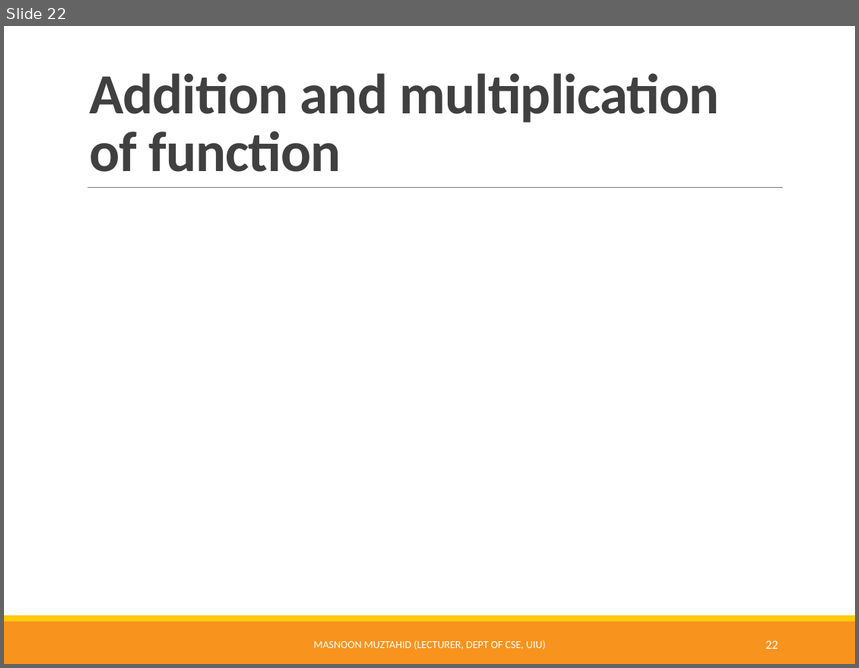
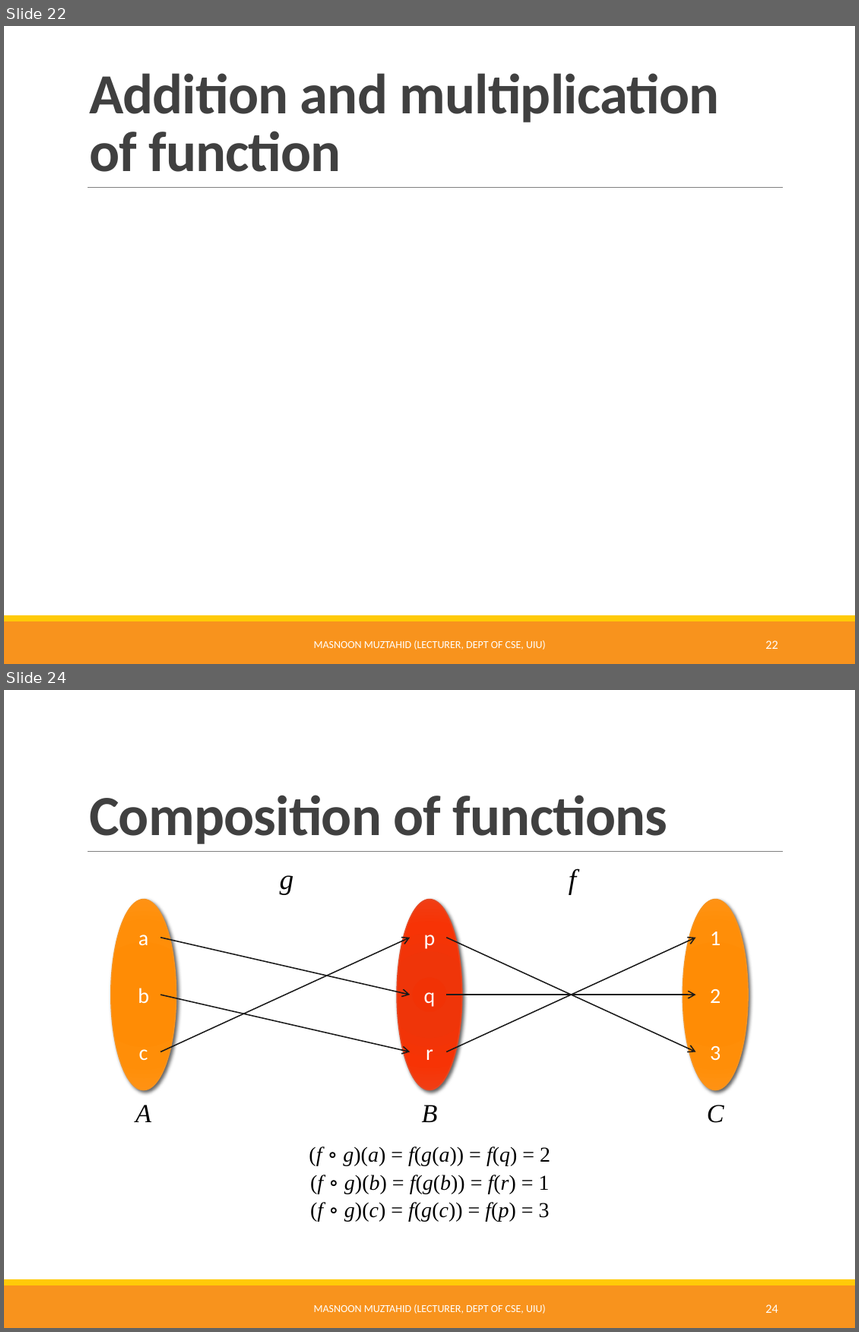
Before and after one commit to Muztahid202/UIU-Discrete_Math_Resources, a slide deck: Functions.pptx. Shown one above the other, each under a label of ours: slide 22 before the commit, slides 22 and 24 after it; the slides between them are not shown. The pictures are 859x668 and 859x1332 pixels, drawn with LibreOffice and Linux fonts; fonts in the diff are those of the drawing; grey boxes stand for pictures. Boxes give left, top, right and bottom in pixels: in the first picture for what was removed or moved away, otherwise in the second. Text is boxed around its words. In the diff, an @@ line names an element or a change of style, - is before the commit and + after.

Commit message:
functions modified-2

```diff
--- a/Functions.pptx
+++ b/Functions.pptx
@@ slide 24 added at (4, 690, 855, 1328), background #FFFFFF; not listed: 3 template elements that a slide beside it also shows @@
@@ title added at (89, 795, 668, 844), 48 pt, text #404040, bold @@
+Composition of functions
@@ text added at (569, 869, 576, 894), 24 pt, text #000000, italic @@
+f
@@ text added at (280, 875, 294, 894), 24 pt, text #000000, italic @@
+g
@@ ellipse added at (111, 900, 177, 1090), fill gradient #FF8B03 to #FF8C06 to #FF8E0A to #FF9416, outline #F8931D 1 pt @@
@@ ellipse added at (397, 900, 463, 1090), fill gradient #F23205 to #EF360A to #F83305 to #F04219, outline #E64823 1 pt @@
@@ ellipse added at (683, 900, 749, 1090), fill gradient #FF8B03 to #FF8C06 to #FF8E0A to #FF9416, outline #F8931D 1 pt @@
@@ text added at (139, 935, 148, 945), 18 pt, text #FFFFFF @@
+a
@@ arrow added from (161, 938) to (410, 995), #1A1A1A 1 pt @@
@@ arrow added from (161, 1052) to (410, 938), #1A1A1A 1 pt @@
@@ text added at (424, 935, 436, 949), 18 pt, text #FFFFFF @@
+p
@@ arrow added from (446, 938) to (696, 1052), #1A1A1A 1 pt @@
@@ arrow added from (446, 1052) to (696, 938), #1A1A1A 1 pt @@
@@ text added at (710, 932, 721, 945), 18 pt, text #FFFFFF @@
+1
@@ text added at (138, 988, 149, 1003), 18 pt, text #FFFFFF @@
+b
@@ arrow added from (161, 995) to (410, 1052), #1A1A1A 1 pt @@
@@ text added at (424, 992, 436, 1007), 18 pt, text #FFFFFF @@
+q
@@ arrow added from (446, 995) to (696, 995), #1A1A1A 1 pt @@
@@ text added at (710, 989, 721, 1003), 18 pt, text #FFFFFF @@
+2
@@ text added at (139, 1049, 148, 1060), 18 pt, text #FFFFFF @@
+c
@@ text added at (426, 1049, 433, 1060), 18 pt, text #FFFFFF @@
+r
@@ text added at (710, 1046, 721, 1060), 18 pt, text #FFFFFF @@
+3
@@ text added at (135, 1105, 151, 1122), 22 pt, text #000000, italic @@
+A
@@ text added at (422, 1105, 438, 1122), 22 pt, text #000000, italic @@
+B
@@ text added at (707, 1105, 724, 1123), 22 pt, text #000000, italic @@
+C
@@ text added at (309, 1147, 550, 1222), 18 pt, text #000000 @@
+(f ∘ g)(a) = f(g(a)) = f(q) = 2
+(f ∘ g)(b) = f(g(b)) = f(r) = 1
+(f ∘ g)(c) = f(g(c)) = f(p) = 3
@@ text added at (314, 1305, 546, 1314), 9 pt, text #FFFFFF @@
+MASNOON MUZTAHID (LECTURER, DEPT OF CSE, UIU)
@@ page number added at (766, 1305, 778, 1313), 10.5 pt, text #FFFFFF @@
+24
```
Also in this commit, not shown: 3 other slides added.
